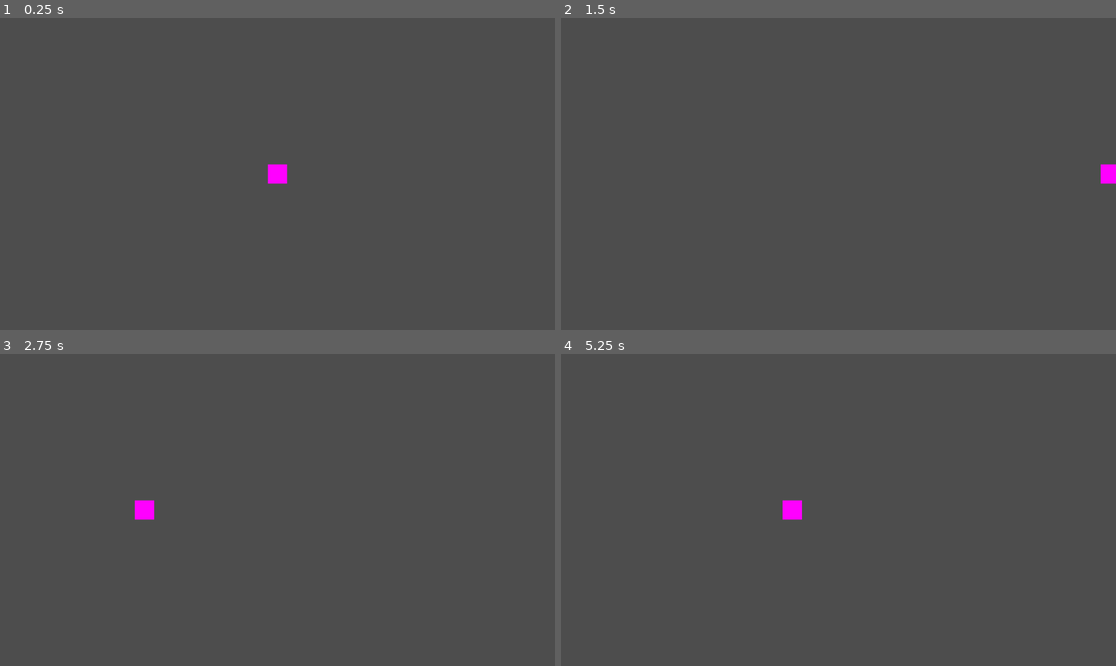
Above: before the commit, frames 1-4 (two rows, left to right).
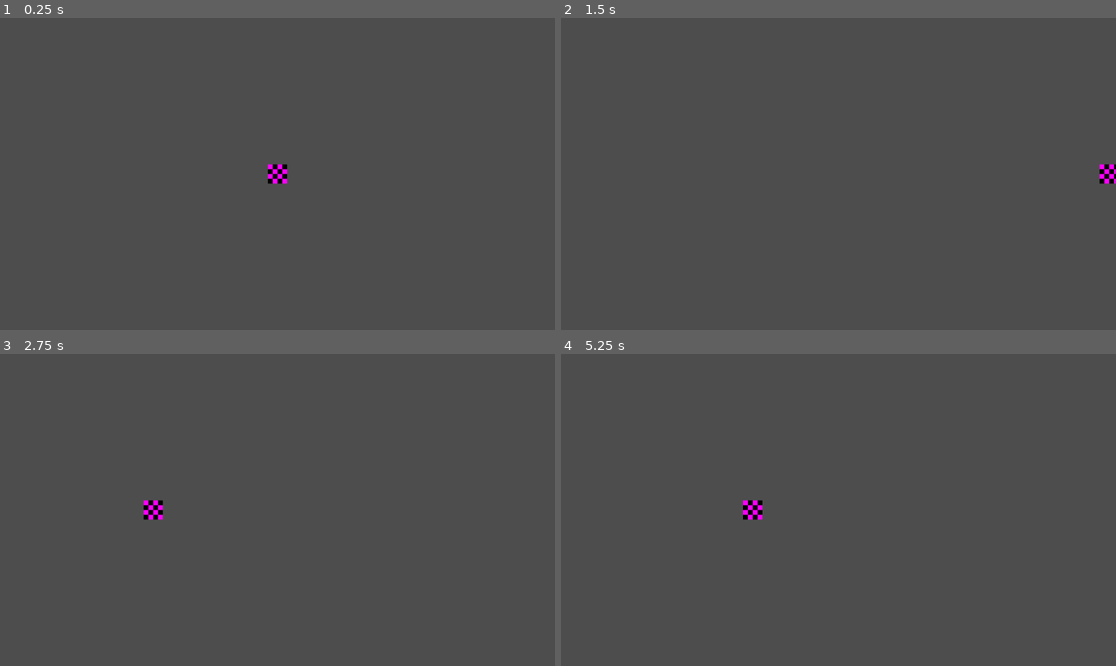
Above: after the commit, the same moments.

Repository: the-sillies/silly-game-tihii
Game: Godot game, scene res://scenes/game.tscn
The game is run twice, just before and just after one commit, with the same random seed, the same clock (stepped at 60 frames per second) and the same inputs.
Inputs:
- Up to frame 1 (0.25 s): no input
- Up to frame 2 (1.5 s): tap Enter (ui_accept) at 0.5, 0.77 s; hold Right (ui_right) from 0.53 s (still down)
- Up to frame 3 (2.75 s): tap Enter (ui_accept) at 1.52, 2 s; release Right (ui_right) at 2.03 s; hold Left (ui_left) from 2.03 s (still down)
- Up to frame 4 (5.25 s): release Left (ui_left) at 2.78 s; hold Right (ui_right) 2.78-4.28 s; tap Enter (ui_accept) at 3.02, 3.77, 4.25, 4.52 s; hold Left (ui_left) 4.28-5.03 s; hold Right (ui_right) from 5.03 s (still down)

The runs differ from the first frame. In frame 1, 0.1% of the frame differs, in the area x 48-52%, y 46-54%; in frame 2, 0.1%; in frame 3, 0.3%; in frame 4, 0.4%, in the area x 32-44%, y 46-54%.

Commit message:
Fix player movement script + Adjust node positions

Diff:
--- a/scenes/game.tscn
+++ b/scenes/game.tscn
@@ -12,27 +12,27 @@
 zoom = Vector2(4, 4)
 
 [node name="StaticBody2D" type="StaticBody2D" parent="."]
-position = Vector2(0, 82)
+position = Vector2(0, 82.5)
 
 [node name="CollisionShape2D" type="CollisionShape2D" parent="StaticBody2D"]
 shape = SubResource("WorldBoundaryShape2D_uwrxv")
 
 [node name="StaticBody2D2" type="StaticBody2D" parent="."]
-position = Vector2(-146, -4)
+position = Vector2(-145.5, 0)
 rotation = 1.5707964
 
 [node name="CollisionShape2D" type="CollisionShape2D" parent="StaticBody2D2"]
 shape = SubResource("WorldBoundaryShape2D_uwrxv")
 
 [node name="StaticBody2D3" type="StaticBody2D" parent="."]
-position = Vector2(1, -82)
+position = Vector2(0, -82.5)
 rotation = 3.1415927
 
 [node name="CollisionShape2D" type="CollisionShape2D" parent="StaticBody2D3"]
 shape = SubResource("WorldBoundaryShape2D_uwrxv")
 
 [node name="StaticBody2D4" type="StaticBody2D" parent="."]
-position = Vector2(146, -1)
+position = Vector2(145.5, 0)
 rotation = -1.5707964
 
 [node name="CollisionShape2D" type="CollisionShape2D" parent="StaticBody2D4"]
--- a/scenes/player.tscn
+++ b/scenes/player.tscn
@@ -40,6 +40,7 @@
 }]
 
 [sub_resource type="PlaceholderTexture2D" id="PlaceholderTexture2D_g2els"]
+size = Vector2(4, 4)
 
 [sub_resource type="CircleShape2D" id="CircleShape2D_fjrip"]
 radius = 5.0
@@ -55,7 +56,7 @@
 autoplay = "idle"
 
 [node name="Sprite2D" type="Sprite2D" parent="."]
-scale = Vector2(10, 10)
+scale = Vector2(2.5, 2.5)
 texture = SubResource("PlaceholderTexture2D_g2els")
 
 [node name="CollisionShape2D" type="CollisionShape2D" parent="."]
--- a/scripts/player.gd
+++ b/scripts/player.gd
@@ -9,25 +9,17 @@
 	# Add the gravity.
 	#if not is_on_floor():
 	#	velocity += get_gravity() * delta
-
 	# Handle jump.
 	#if Input.is_action_just_pressed("ui_accept") and is_on_floor():
 	#	velocity.y = JUMP_VELOCITY
-
 	# Get the input direction and handle the movement/deceleration.
 	# As good practice, you should replace UI actions with custom gameplay actions.
-	var direction1 := Input.get_axis("ui_left", "ui_right")
-	var direction2 := Input.get_axis("ui_up", "ui_down")
+	var direction_x := Input.get_axis("ui_left", "ui_right")
+	var direction_y := Input.get_axis("ui_up", "ui_down")
 
-	if direction1:
-		velocity.x = direction1 * SPEED
-	elif direction2:
-		velocity.y = direction2 * SPEED
-	elif direction1 and direction2:
-		velocity.x = direction1 * SPEED
-		velocity.y = direction2 * SPEED
-	else:
-		velocity.x = move_toward(velocity.x, 0, SPEED)
-		velocity.y = move_toward(velocity.y, 0, SPEED)
+	var targetspeed = {x = direction_x * SPEED, y = direction_y * SPEED}
+
+	velocity.x = move_toward(velocity.x, targetspeed.x, SPEED / 3)
+	velocity.y = move_toward(velocity.y, targetspeed.y, SPEED / 3)
 
 	move_and_slide()
Not shown, changed: .gitignore
